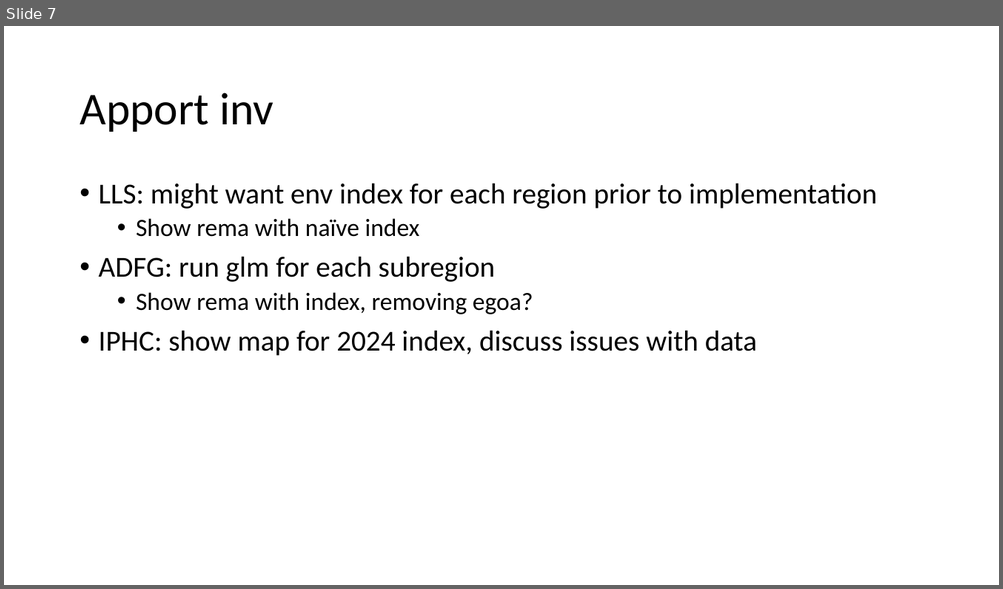
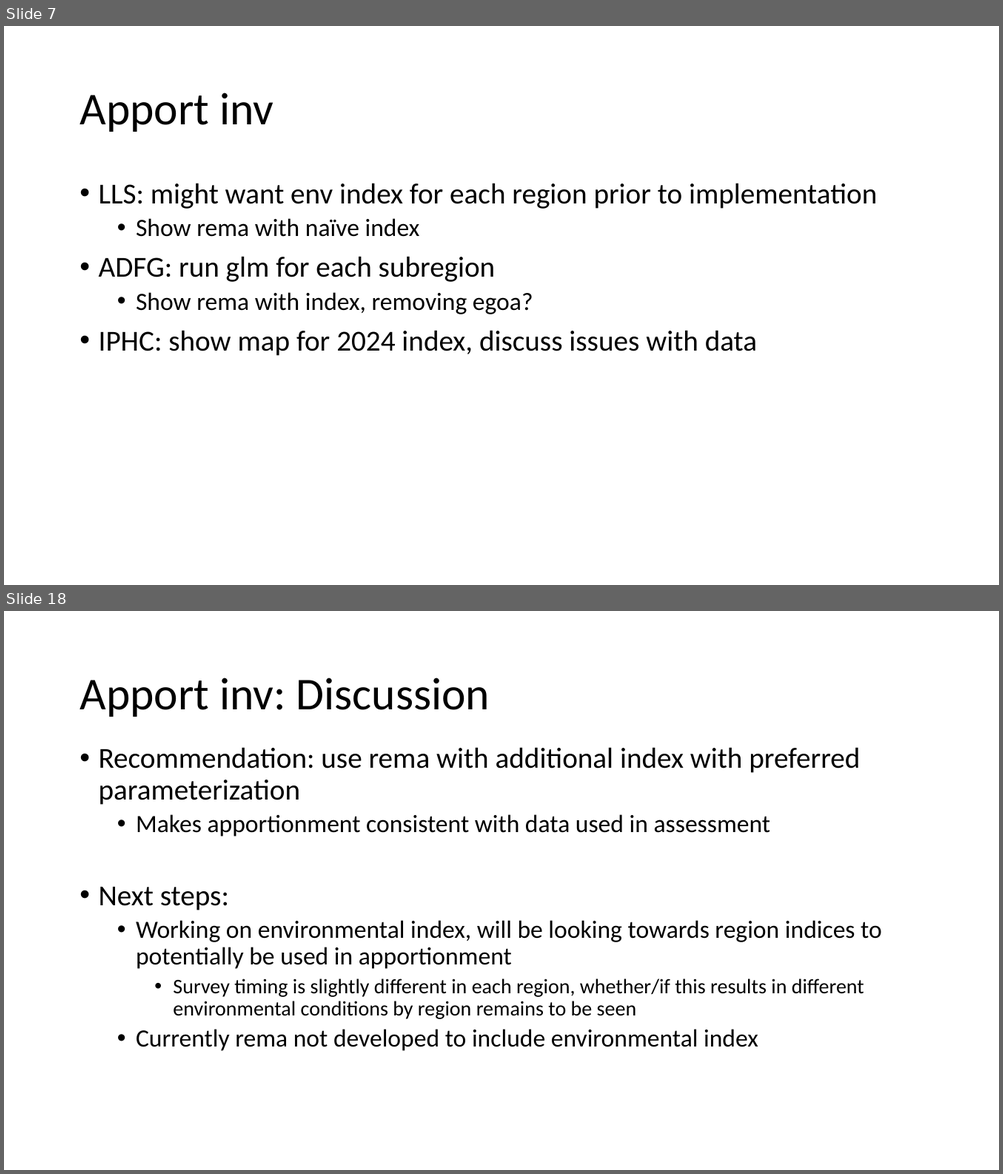
Before and after one commit to pete-hulson/goa_pcod, a slide deck: 2024/presentation/sept_pt/sept_pt_notes.pptx. Shown one above the other, each under a label of ours: slide 7 before the commit, slides 7 and 18 after it; the slides between them are not shown. The pictures are 1003x589 and 1003x1174 pixels, drawn with LibreOffice and Linux fonts; fonts in the diff are those of the drawing. Boxes give left, top, right and bottom in pixels: in the first picture for what was removed or moved away, otherwise in the second. Text is boxed around its words. In the diff, an @@ line names an element or a change of style, - is before the commit and + after.

Commit message:
add apport results and disc

```diff
--- a/2024/presentation/sept_pt/sept_pt_notes.pptx
+++ b/2024/presentation/sept_pt/sept_pt_notes.pptx
@@ slide 18 added at box(4, 611, 999, 1170), background #FFFFFF @@
@@ title added at box(79, 678, 489, 717), 44 pt, text #000000 @@
+Apport inv: Discussion
@@ text added at box(99, 747, 882, 1051), 24 pt, text #000000 @@
+• Recommendation: use rema with additional index with preferred parameterization
+  • Makes apportionment consistent with data used in assessment
+• Next steps:
+  • Working on environmental index, will be looking towards region indices to potentially be used in apportionment
+    • Survey timing is slightly different in each region, whether/if this results in different environmental conditions by region remains to be seen
+  • Currently rema not developed to include environmental index
```
Also in this commit, not shown: 12 other slides added, 2 other files.
